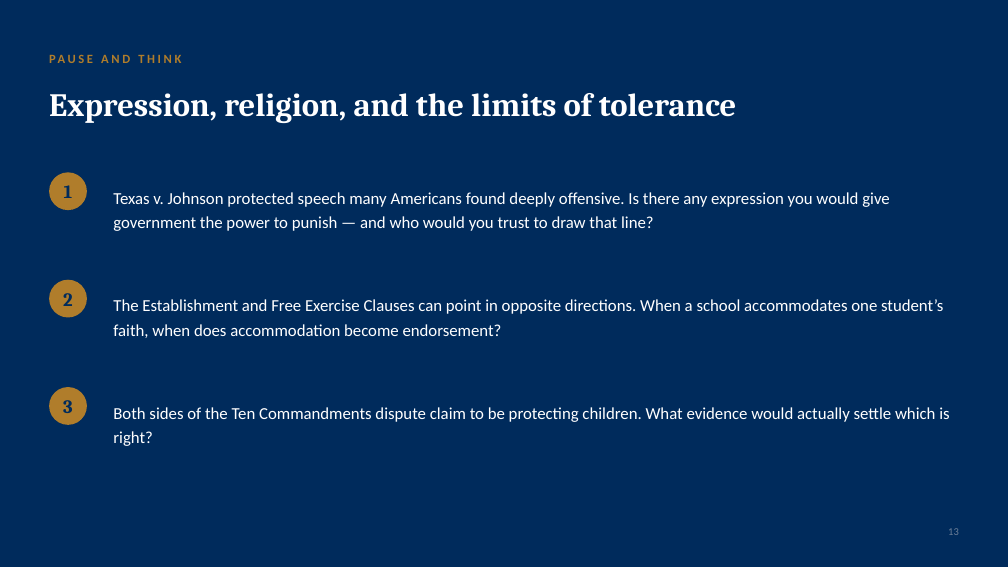
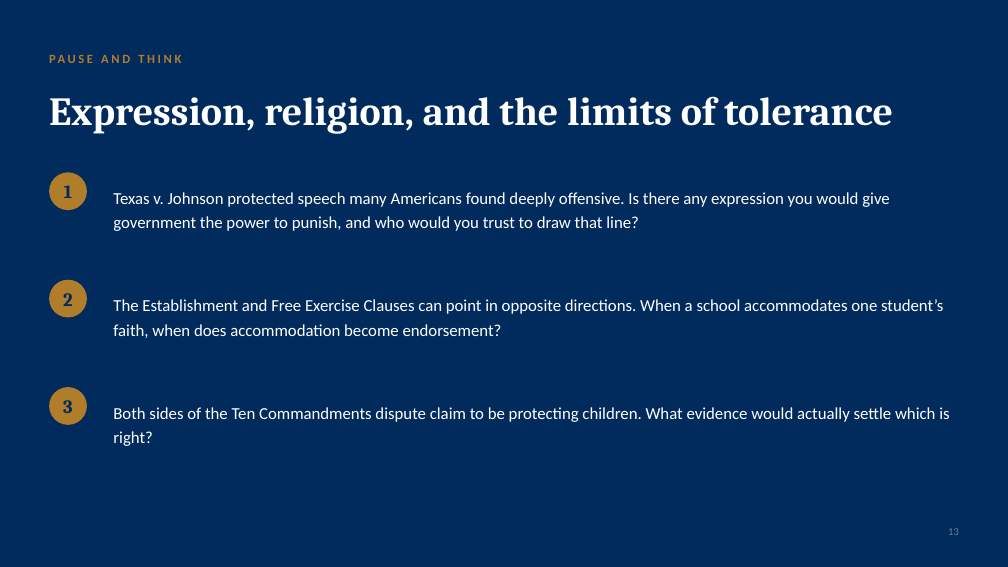
Before and after one commit to ProfessorJaredAlanStewart/texas-govt-modules, a slide deck: slide 14 of slides/Chapter 16 - Civil Liberties and Civil Rights (Lecture Deck).pptx. Drawn at 1008x567 pixels with LibreOffice and Linux fonts; fonts in the diff are those of the drawing. Boxes give left, top, right and bottom in pixels: in the first picture for what was removed or moved away, otherwise in the second. Text is boxed around its words. In the diff, an @@ line names an element or a change of style, - is before the commit and + after.

```diff
--- a/slides/Chapter 16 - Civil Liberties and Civil Rights (Lecture Deck).pptx
+++ b/slides/Chapter 16 - Civil Liberties and Civil Rights (Lecture Deck).pptx
@@ text "Expression, religion, and the limits ..." at (x1=49, y1=96, x2=893, y2=134): size 31 to 38 pt @@
@@ text at (x1=113, y1=192, x2=889, y2=231): text changed @@
-Texas v. Johnson protected speech many Americans found deeply offensive. Is there any expression you would give government the power to punish — and who would you trust to draw that line?
+Texas v. Johnson protected speech many Americans found deeply offensive. Is there any expression you would give government the power to punish, and who would you trust to draw that line?
```
Also in this commit, not shown: 25 other slides changed, 1 other file.
